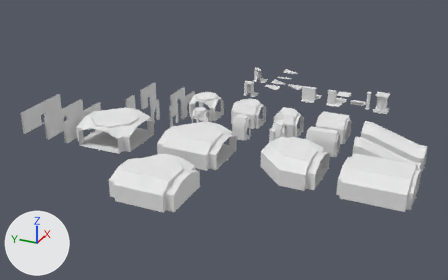
Before and after pictures for a commit that changed the Blender file scenes/components.blend.
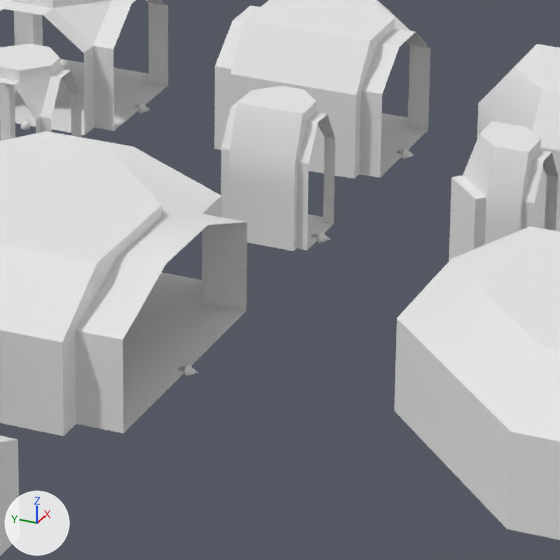
Each version is shown from a camera (50 mm lens) standing at (-181.2, -63.5, 73.8) and looking at (-56.4, -7.4, 11.4), then close up on the part from 44% to 64% of the width and 36% to 68% of the height. The axes (+X, +Y, +Z) are drawn at lower left. The lights are the same throughout.

Objects in the first close-up: 'corridor_2way_narrow_01', 'corridor_2way_wide_01', 'corridor_3way_narrow_01', 'corridor_3way_wide_01', 'corridor_4way_narrow_01', 'corridor_4way_wide_01', 'flat.001', 'room_2way_extrawide_01', 'room_3way_extrawide_01'.
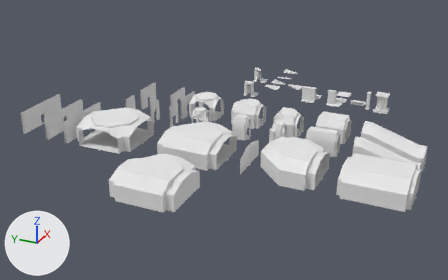
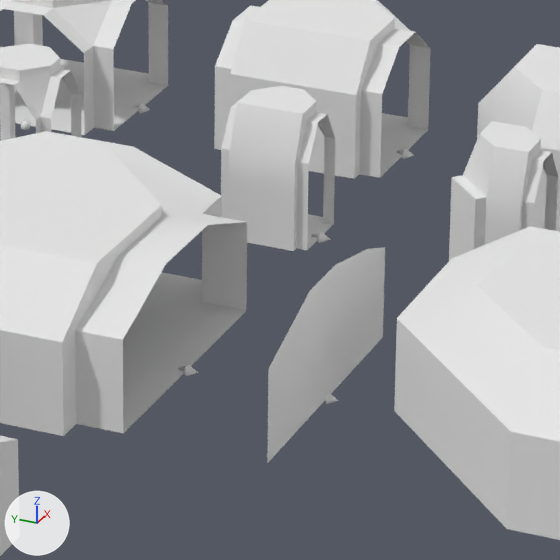
Location of each change, [x1, y1, x2, y2] in pixels of the close-ups (560 x 560 px):
'room_wall_extrawide_01', added
    after: [267, 247, 385, 463]
'<bigflat.002', added
    after: [326, 393, 338, 404]

The change, as a diff of the scene's bpy script:
```diff
--- a/scenes/components.blend.py
+++ b/scenes/components.blend.py
@@ me_cube_000 @@
+me_cube_000.from_pydata([(-6.05, -8.0, 4.0), (-6.05, -8.0, 2.8), (-2.05, -8.0, 5.5), (0.5, -8.0, 5.5), (5.95, -8.0, 4.0), (-6.05, -8.0, 0.0), (5.95, -8.0, 0.0), (-0.05, -8.0, 0.0), (-0.05, -8.0, 5.5), (-6.05, -8.0, 3.4), (-1.05, -8.0, 5.5), (-6.05, -8.0, 1.4), (-4.05, -8.0, 4.75), (3.95, -8.0, 4.75), (5.95, -8.0, 2.0), (-0.5, -8.0, 5.5), (2.95, -8.0, 0.0), (-3.05, -8.0, 0.0)], [], [(0, 12, 2, 10, 8, 15, 3, 13, 4, 14, 6, 16, 7, 17, 5, 11, 1, 9)])
+me_cube_000.polygons.foreach_set('use_smooth', [True] * 1)
+me_cube_000.materials.append(mat_material_001)  # white #e7e7e7
@@ ob_bigflat_002 @@
+ob_bigflat_002 = bpy.data.objects.new('<bigflat.002', me_cone_071.copy())  # the mesh of ob_bigflat_062_1
+ob_bigflat_002.parent = ob_room_wall_extrawide_01
+ob_bigflat_002.matrix_parent_inverse = Matrix(((1.0, 0.0, 0.0, 56.0), (0.0, 1.0, 0.0, 6.0), (0.0, 0.0, 1.0, -6.0), (0.0, 0.0, 0.0, 1.0)))
+ob_bigflat_002.location = (-56.0, -14.0, 6.0)
+ob_bigflat_002.rotation_euler = (0.0, 0.0, -3.142)  # degrees (0, 0, -180)
@@ ob_room_wall_extrawide_01 @@
+ob_room_wall_extrawide_01 = bpy.data.objects.new('room_wall_extrawide_01', me_cube_000)
+ob_room_wall_extrawide_01.location = (-56.0, -6.0, 6.0)
```
